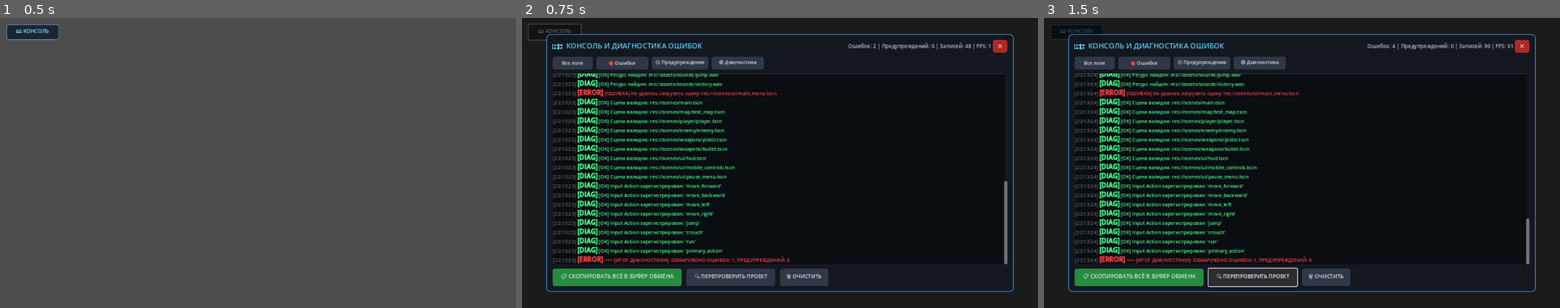
Above: before the commit, frames 1-3 (left to right).
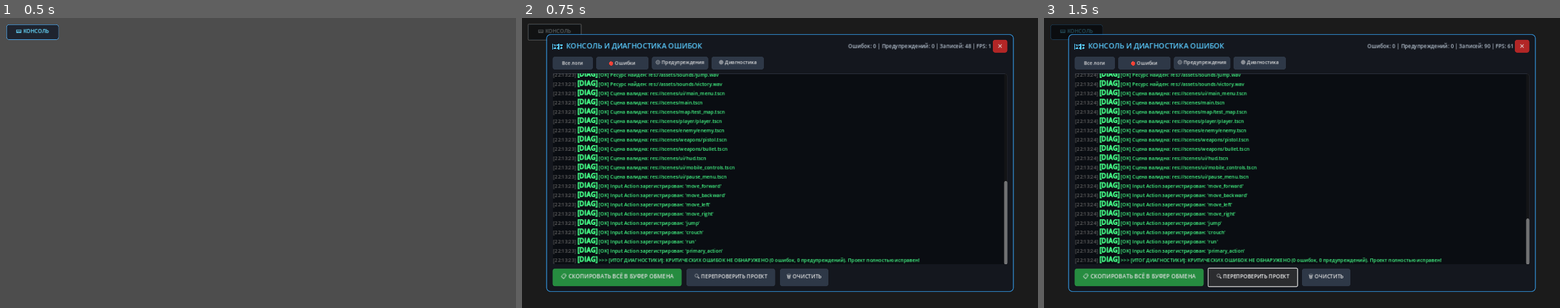
Above: after the commit, the same moments.

Repository: Sh1rka69/Super-Hot-Godot
Game: Godot game, scene res://scenes/ui/debug_console.tscn
The game is run twice, just before and just after one commit, with the same random seed, the same clock (stepped at 60 frames per second) and the same inputs. This scene is started directly instead of the project's main scene.
Inputs:
- Up to frame 1 (0.5 s): no input
- Up to frame 2 (0.75 s): click "📟 КОНСОЛЬ" at 0.5 s
- Up to frame 3 (1.5 s): click "🔍 ПЕРЕПРОВЕРИТЬ ПРОЕКТ" at 1.25 s

Frame 1 is identical in both runs. In frame 2, 1.3% of the frame differs, in the area x 10-77%, y 9-85%; in frame 3, 1.3%.

Commit message:
Fix main_menu Color constructor, mobile renderer for Vulkan Android, and unused variable warning
Co-authored-by: arena-agent <297053741+arena-agent@users.noreply.github.com>

Diff:
--- a/project.godot
+++ b/project.godot
@@ -9,7 +9,7 @@
 config/name="Very Hot"
 config/description="SUPERHOT-inspired Slow Motion FPS Action Game in Godot Engine 4 with full Mobile Android Touch Controls and PC support."
 run/main_scene="res://scenes/ui/main_menu.tscn"
-config/features=PackedStringArray("4.3", "Forward Plus")
+config/features=PackedStringArray("4.3", "Mobile")
 config/icon="res://assets/ui/run.png"
 
 [autoload]
@@ -86,8 +86,8 @@
 
 [rendering]
 
-renderer/rendering_method="forward_plus"
-renderer/rendering_method.mobile="forward_plus"
+renderer/rendering_method="mobile"
+renderer/rendering_method.mobile="mobile"
 renderer/rendering_method.web="gl_compatibility"
 textures/vram_compression/import_etc2_astc=true
 anti_aliasing/quality/msaa_3d=1
--- a/scenes/ui/debug_console.gd
+++ b/scenes/ui/debug_console.gd
@@ -75,7 +75,7 @@
 		_update_stats()
 
 func _log_initial_system_info() -> void:
-	var dt = Time.get_datetime_dict_from_system()
+	var dt_str = Time.get_datetime_string_from_system()
 	var os_name = OS.get_name()
 	var godot_ver = Engine.get_version_info().string
 	var video_adapter = RenderingServer.get_video_adapter_name()
@@ -85,7 +85,7 @@
 	add_log(LogType.INFO, "PROJECT: Very Hot (SUPERHOT-inspired Godot 4)")
 	add_log(LogType.INFO, "ENGINE: Godot Engine v%s" % godot_ver)
 	add_log(LogType.INFO, "PLATFORM: %s | GPU: %s" % [os_name, video_adapter])
-	add_log(LogType.INFO, "RESOLUTION: %dx%d" % [viewport_size.x, viewport_size.y])
+	add_log(LogType.INFO, "RESOLUTION: %dx%d | TIME: %s" % [viewport_size.x, viewport_size.y, dt_str])
 	add_log(LogType.INFO, "===============================================")
 
 func _run_comprehensive_diagnostics() -> void:
--- a/scenes/ui/main_menu.tscn
+++ b/scenes/ui/main_menu.tscn
@@ -49,7 +49,7 @@
 roughness = 0.2
 metallic = 0.15
 emission_enabled = true
-emission = Color(0.8, 0.05, 0)
+emission = Color(0.8, 0.05, 0, 1)
 emission_energy_multiplier = 0.5
 
 [sub_resource type="CapsuleMesh" id="CapsuleMesh_enemy"]
Not shown, changed: Very_Hot_Godot_Project.zip
